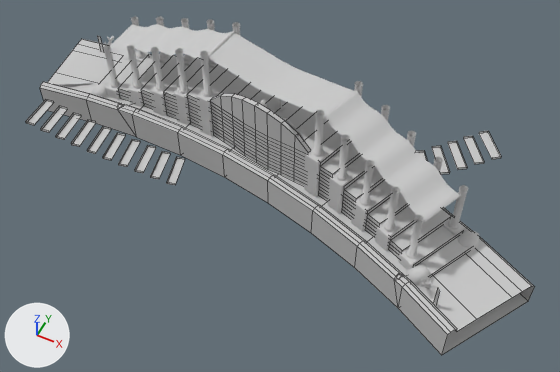
The FBX model Assets/Props/Pisos_1-2/Q17F/Q17F_fbx.FBX, before and after one commit.
Both versions are drawn from a 50 mm lens placed at (15.2, 10.1, 22.1), pointed at (6.9, 26.8, 1.3). Lighting does not change. The marker at lower left points along +X, +Y and +Z. Mesh edges are drawn as thin lines on the coarser meshes. Where no turn or scale is listed for an object, it has been applied to the vertices.

In view in the first picture: 'Box013', 'COLUMNASQFINAL', 'ESCALERAS', 'PIEDRAS3', 'QUESITO12', 'REBORDESESCALERAS', 'TOLDO'.
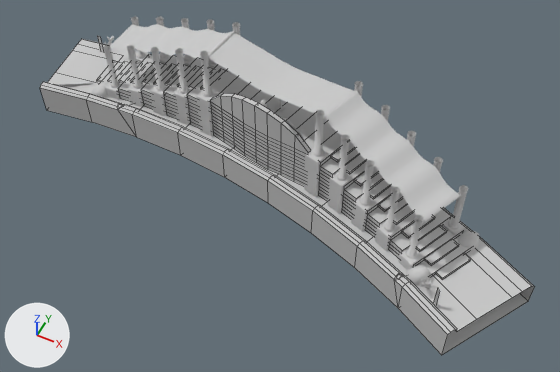
Boxes [x1, y1, x2, y2] around the edits, measured in the pictures (560 x 372 px; the box of a moved part takes in the faces that stretch with it):
'Box013', reshaped, turned, rescaled
    before: [25, 99, 501, 185]
    after: [97, 61, 471, 279]
part 1 of me_mesh_015, moved or reshaped
    before: [479, 131, 501, 159]
    after: [97, 61, 117, 82]
part 2 of me_mesh_015, moved or reshaped
    before: [463, 136, 484, 164]
    after: [108, 61, 129, 82]
part 3 of me_mesh_015, moved or reshaped
    before: [448, 141, 467, 170]
    after: [119, 62, 141, 82]
part 4 of me_mesh_015, moved or reshaped
    before: [432, 145, 450, 174]
    after: [130, 62, 152, 83]
part 5 of me_mesh_015, moved or reshaped
    before: [417, 150, 427, 160]
    after: [142, 63, 165, 83]
part 6 of me_mesh_015, moved or reshaped (not visible before)
    after: [154, 64, 176, 84]
part 7 of me_mesh_015, moved or reshaped
    before: [150, 151, 170, 179]
    after: [165, 65, 189, 86]
part 8 of me_mesh_015, moved or reshaped
    before: [134, 145, 156, 173]
    after: [177, 66, 200, 87]
part 9 of me_mesh_015, moved or reshaped
    before: [166, 157, 185, 185]
    after: [189, 68, 213, 88]
part 10 of me_mesh_015, moved or reshaped
    before: [118, 139, 140, 167]
    after: [201, 69, 225, 89]
part 11 of me_mesh_015, moved or reshaped
    before: [25, 99, 53, 126]
    after: [436, 253, 471, 279]
part 12 of me_mesh_015, moved or reshaped (not visible before)
    after: [425, 239, 459, 266]
part 13 of me_mesh_015, moved or reshaped (not visible before)
    after: [417, 225, 447, 252]
part 14 of me_mesh_015, moved or reshaped (not visible before)
    after: [401, 216, 435, 238]
part 15 of me_mesh_015, moved or reshaped (not visible before)
    after: [394, 205, 413, 224]
part 16 of me_mesh_015, moved or reshaped
    before: [102, 133, 125, 160]
    after: [378, 193, 403, 211]
part 17 of me_mesh_015, moved or reshaped
    before: [87, 126, 111, 154]
    after: [370, 179, 391, 199]
part 18 of me_mesh_015, moved or reshaped
    before: [71, 120, 96, 147]
    after: [355, 167, 379, 186]
part 19 of me_mesh_015, moved or reshaped
    before: [56, 113, 81, 140]
    after: [347, 155, 367, 174]
part 20 of me_mesh_015, moved or reshaped
    before: [41, 106, 67, 133]
    after: [331, 141, 355, 162]

The change, as a list of edits to the scene's bpy script:
```text
Change me_mesh_015:
    where me_mesh_015.from_pydata(...)  # 160 vertices, 80 faces; spans x -8.2..8.2, y -2.9..2.9, z -0.7..0.7
    used by ob_box013; location = (5.72, 27.89, 1.86); rotation_euler = (0.0, 0.0, 0.0833), in degrees (0, 0, 4.8); scale = (-1.0, -1.0, -1.25)
    me_mesh_015 part 1: the loose piece of 8 vertices spanning x -8.2..-7.2, y -2.9..-1.6, z -0.6 is turned -27.3 degrees about the z axis through its middle, then moved by (-0.5, 3.8, -0.2)
    me_mesh_015 part 2: the loose piece of 8 vertices spanning x -7.7..-6.7, y -2.6..-1.3, z -0.5 is turned -27.3 degrees about the z axis through its middle, then moved by (-0.4, 3.5, -0.1)
    me_mesh_015 part 3: the loose piece of 8 vertices spanning x -7.2..-6.3, y -2.3..-1.0, z -0.4..-0.3 is turned -27.3 degrees about the z axis through its middle, then moved by (-0.3, 3.3, -0.1)
    me_mesh_015 part 4: the loose piece of 8 vertices spanning x -6.7..-5.8, y -2.0..-0.7, z -0.2 is turned -27.3 degrees about the z axis through its middle, then moved by (-0.2, 3.0, -0.1)
    me_mesh_015 part 5: the loose piece of 8 vertices spanning x -6.1..-5.2, y -1.7..-0.4, z -0.1..0.0 is turned -27.3 degrees about the z axis through its middle, then moved by (-0.2, 2.8, 0.0)
    me_mesh_015 part 6: the loose piece of 8 vertices spanning x -5.6..-4.7, y -1.5..-0.2, z 0.0..0.1 is turned -27.3 degrees about the z axis through its middle, then moved by (-0.1, 2.5, 0.0)
    me_mesh_015 part 7: the loose piece of 8 vertices spanning x 3.1..3.7, y 1.2..2.6, z 0.4..0.5 is scaled about its middle by (-0.8, 1.01, 1.25), then moved by (-8.1, -0.2, -0.2)
    me_mesh_015 part 8: the loose piece of 8 vertices spanning x 3.7..4.2, y 1.3..2.6, z 0.3..0.4 is scaled about its middle by (-0.868, 1.01, 1.25), then moved by (-8.1, -0.3, 0.1)
    me_mesh_015 part 9: the loose piece of 8 vertices spanning x 2.5..3.1, y 1.1..2.5, z 0.6 is scaled about its middle by (-0.786, 1.01, 1.25), then moved by (-6.4, -0.2, 0.0)
    me_mesh_015 part 10: the loose piece of 8 vertices spanning x 4.3..4.8, y 1.4..2.7, z 0.2 is scaled about its middle by (-0.963, 1, 1.25), then moved by (-7.5, -0.5, 0.6)
    me_mesh_015 part 11: the loose piece of 8 vertices spanning x 7.9..8.2, y 1.6..2.9, z -0.7..-0.6 is turned -27.3 degrees about the z axis through its middle, then moved by (-0.2, -3.8, -0.1)
    me_mesh_015 part 12: the loose piece of 8 vertices spanning x -3.5..-2.7, y -0.5..0.8, z 0.6..0.7 is scaled about its middle by (-1.12, 0.971, 1.25), then moved by (10.4, -1.5, -1.2)
    me_mesh_015 part 13: the loose piece of 8 vertices spanning x -4.0..-3.2, y -0.8..0.6, z 0.4..0.5 is scaled about its middle by (-1.04, 0.991, 1.25), then moved by (10.4, -1.0, -0.9)
    me_mesh_015 part 14: the loose piece of 8 vertices spanning x -4.5..-3.7, y -1.0..0.3, z 0.3..0.4 is scaled about its middle by (-0.956, 1.01, 1.25), then moved by (10.4, -0.5, -0.6)
    me_mesh_015 part 15: the loose piece of 8 vertices spanning x -5.1..-4.2, y -1.2..0.1, z 0.2 is scaled about its middle by (-0.942, 1.01, 1.25), then moved by (10.4, 0.0, -0.3)
    me_mesh_015 part 16: the loose piece of 8 vertices spanning x 4.9..5.4, y 1.4..2.8, z 0.0..0.1 is turned -27.3 degrees about the z axis through its middle, then moved by (0.1, -2.5, 0.0)
    me_mesh_015 part 17: the loose piece of 8 vertices spanning x 5.5..5.9, y 1.5..2.8, z -0.1 is turned -24.6 degrees about the z axis through its middle, then moved by (-1.0, -2.3, 0.3)
    me_mesh_015 part 18: the loose piece of 8 vertices spanning x 6.1..6.5, y 1.5..2.8, z -0.3..-0.2 is turned -24.2 degrees about the z axis through its middle, then moved by (-2.2, -2.2, 0.7)
    me_mesh_015 part 19: the loose piece of 8 vertices spanning x 6.7..7.1, y 1.5..2.9, z -0.4..-0.3 is turned -21.3 degrees about the z axis through its middle, then moved by (-3.3, -2.0, 1.0)
    me_mesh_015 part 20: the loose piece of 8 vertices spanning x 7.3..7.6, y 1.6..2.9, z -0.5 is turned -18.5 degrees about the z axis through its middle, then moved by (-4.4, -1.8, 1.3)
Change ob_box013:
    ob_box013.rotation_euler: (0.0, 0.0, 0.0833) -> (0.0, 0.0, 0.0)  # degrees (0, 0, 4.8) -> degrees (0, 0, 0)
    ob_box013.scale: (-1.0, -1.0, -1.25) -> (1.0, 1.0, 1.0)
```
